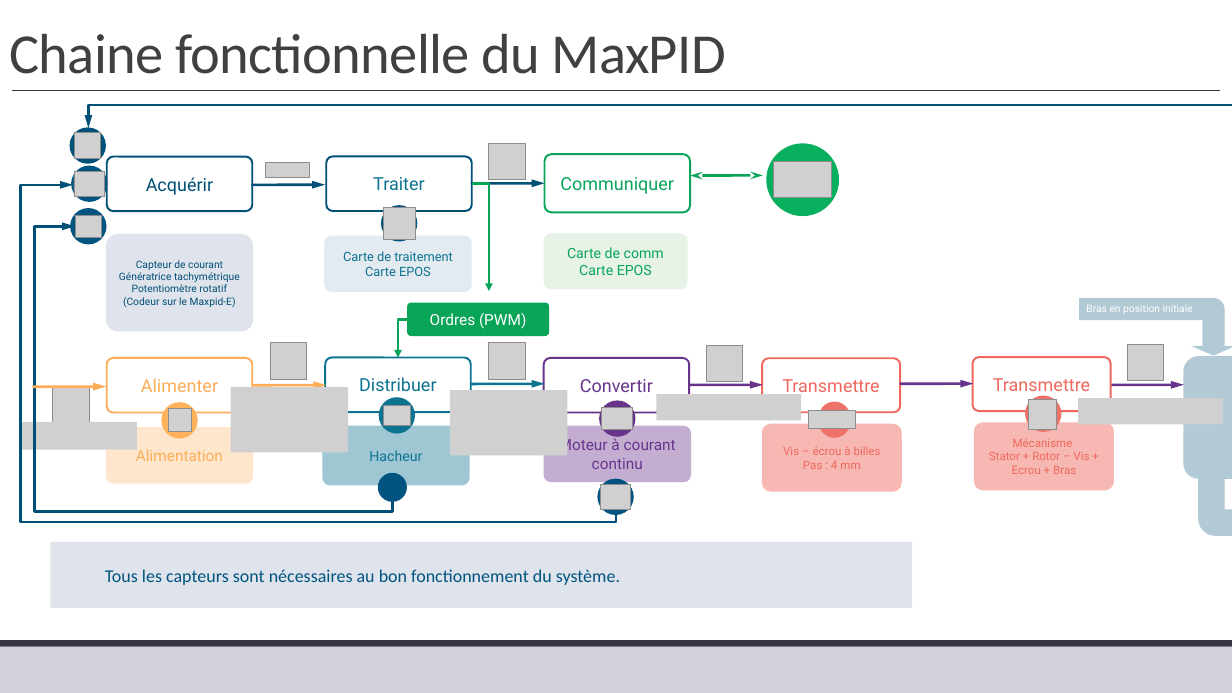
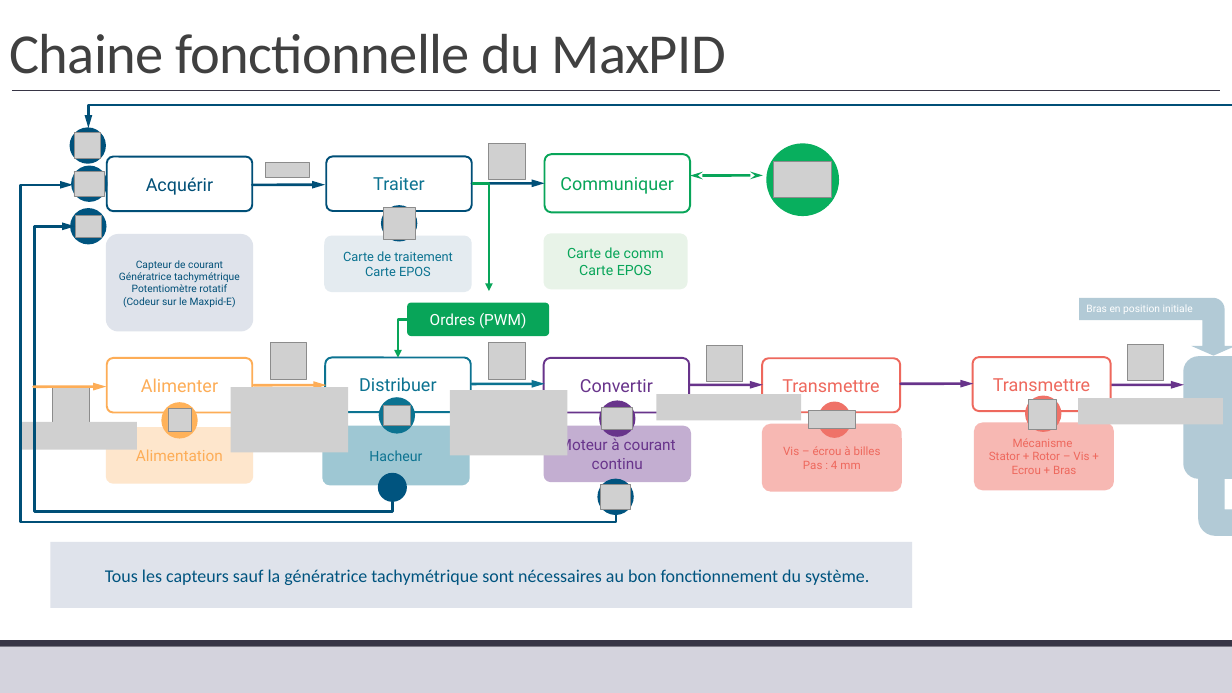
Before and after one commit to xpessoles/TP_Corriges, a slide deck: slide 4 of 11_MaxPID/11_MaxPID_Corrige.pptx. Drawn at 1232x693 pixels with LibreOffice and Linux fonts; fonts in the diff are those of the drawing; grey boxes stand for pictures; background and template pictures are left out. Boxes give left, top, right and bottom in pixels: in the first picture for what was removed or moved away, otherwise in the second. Text is boxed around its words. In the diff, an @@ line names an element or a change of style, - is before the commit and + after.

```diff
--- a/11_MaxPID/11_MaxPID_Corrige.pptx
+++ b/11_MaxPID/11_MaxPID_Corrige.pptx
@@ text in rectangle at [105,569,869,585]: text changed @@
-Tous les capteurs sont nécessaires au bon fonctionnement du système.
+Tous les capteurs sauf la génératrice tachymétrique sont nécessaires au bon fonctionnement du système.
```
Also in this commit, not shown: 5 slides added, 5 other files.
